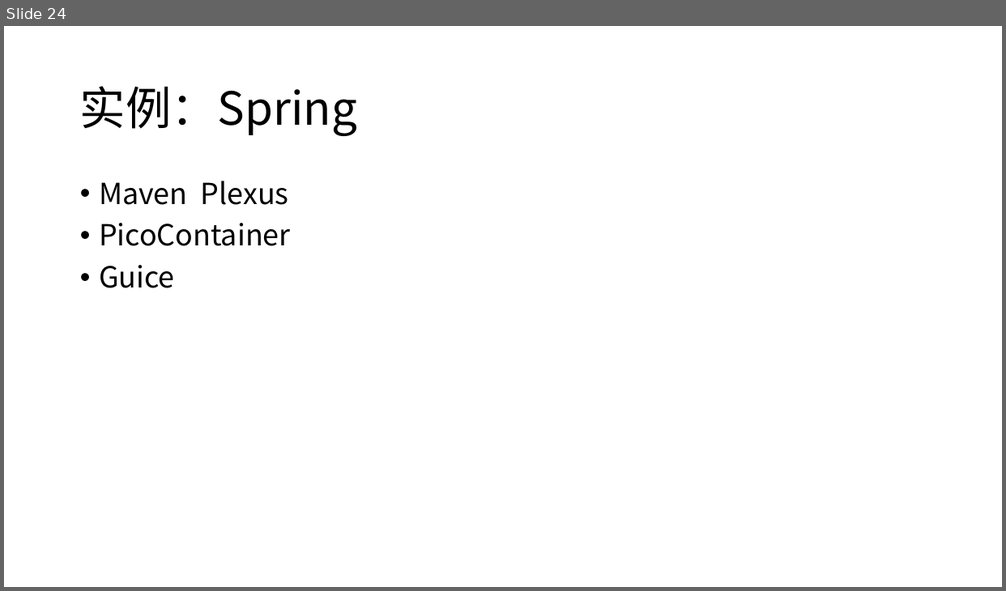
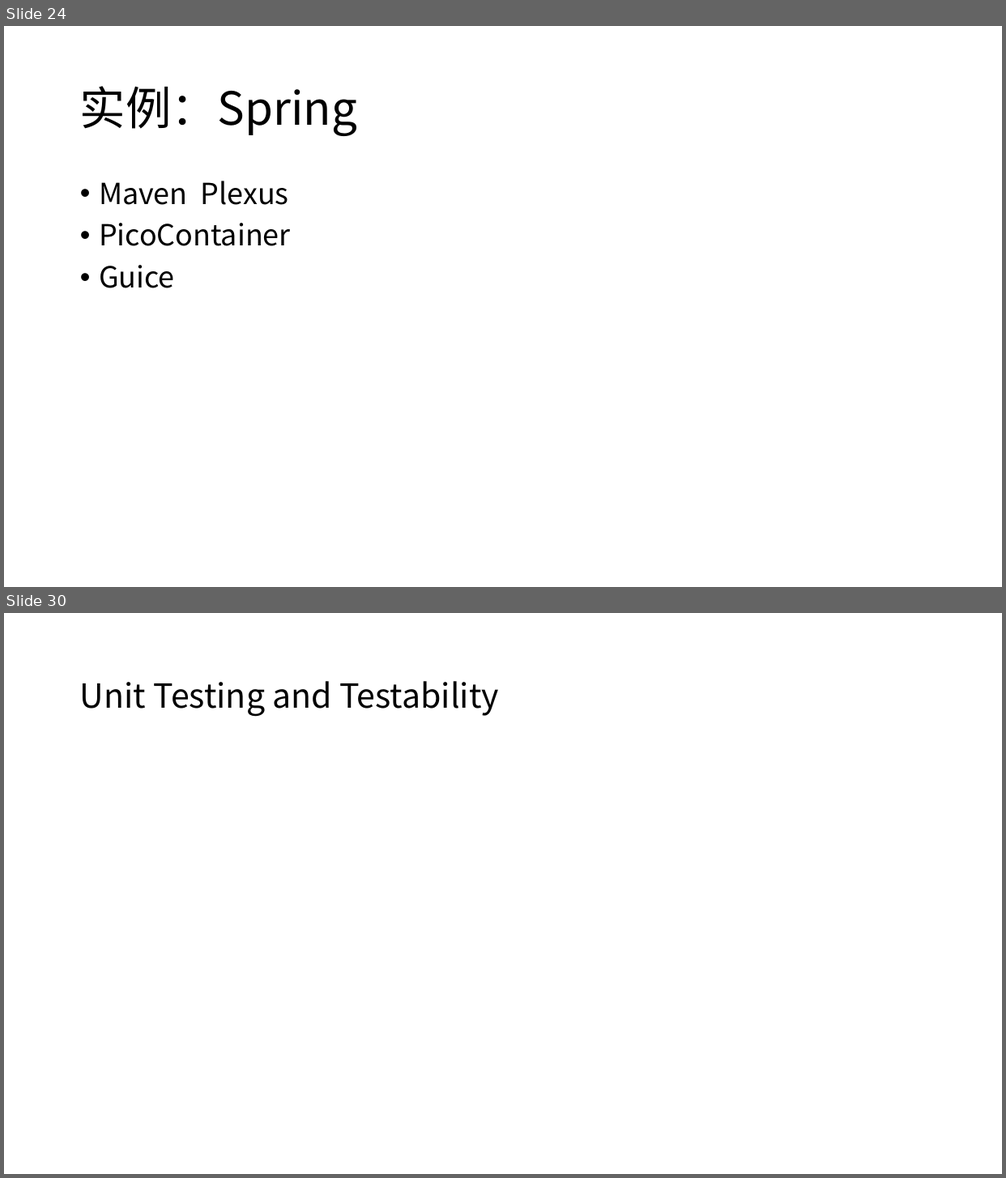
Before and after one commit to xiaozhiliaoo/my-slides, a slide deck: J2EE设计和编码指南.pptx. Shown one above the other, each under a label of ours: slide 24 before the commit, slides 24 and 30 after it; the slides between them are not shown. The pictures are 1006x591 and 1006x1178 pixels, drawn with LibreOffice and Linux fonts; fonts in the diff are those of the drawing. Boxes give left, top, right and bottom in pixels: in the first picture for what was removed or moved away, otherwise in the second. Text is boxed around its words. In the diff, an @@ line names an element or a change of style, - is before the commit and + after.

```diff
--- a/J2EE设计和编码指南.pptx
+++ b/J2EE设计和编码指南.pptx
@@ slide 30 added at box(4, 613, 1002, 1174), background #FFFFFF @@
@@ title added at box(80, 681, 499, 717), 32 pt, text #000000 @@
+Unit Testing and Testability
```
Also in this commit, not shown: 2 slides changed, 5 other slides added, 1 other file.
